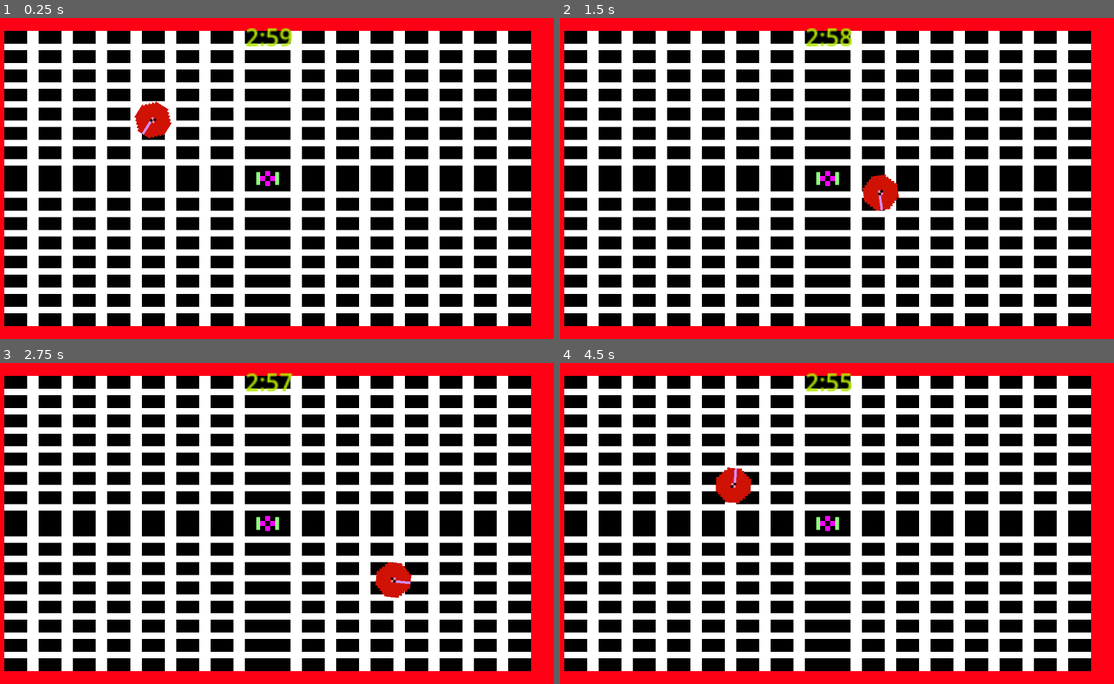
Above: before the commit, frames 1-4 (two rows, left to right).
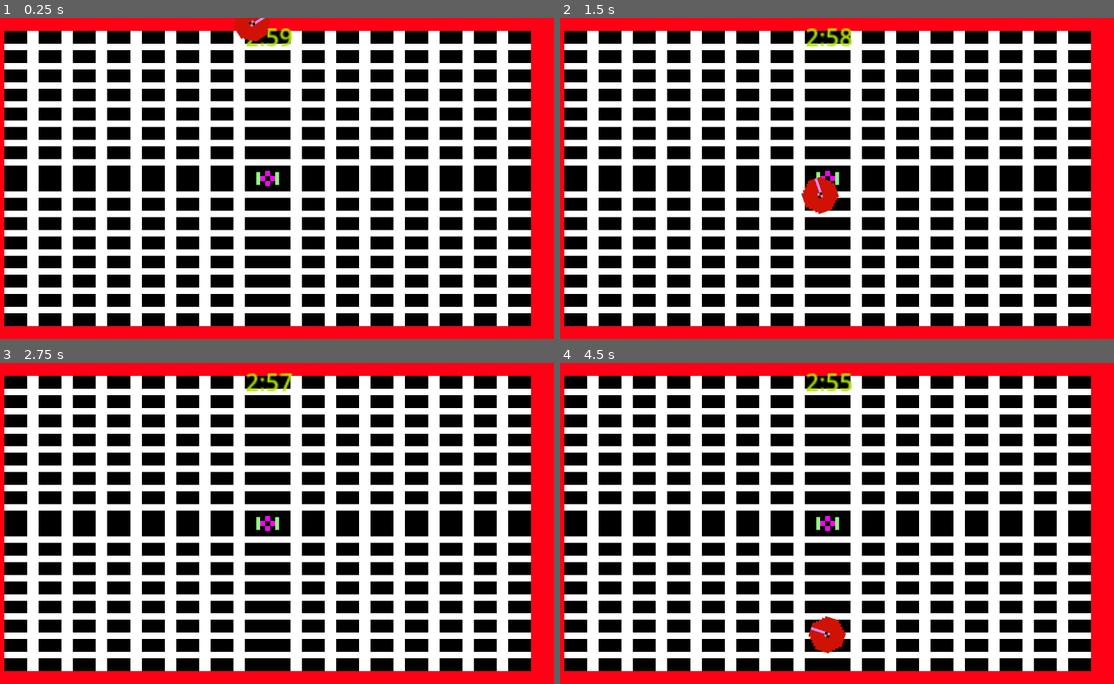
Above: after the commit, the same moments.

Repository: JeremyPerbost/gamejame-cytech
Game: Godot game, scene res://maps/toupie.tscn
Same seed, same stepped clock (60 frames per second), same inputs: the game is played once before the commit and once after it. Before the commit the project starts from res://images/toupie.tscn.
Inputs:
- Up to frame 1 (0.25 s): no input
- Up to frame 2 (1.5 s): hold Right (ui_right) 0.53-1.28 s; hold Down (ui_down) from 1.28 s (still down)
- Up to frame 3 (2.75 s): release Down (ui_down) at 2.03 s; hold Right (ui_right) from 2.03 s (still down)
- Up to frame 4 (4.5 s): release Right (ui_right) at 2.78 s; hold Up (ui_up) 2.78-3.53 s; hold Left (ui_left) from 3.53 s (still down)

The runs differ from the first frame. In frame 1, 0.9% of the frame differs, in the area x 24-49%, y 0-38%; in frame 2, 1.1%, in the area x 43-62%, y 48-62%; in frame 3, 0.6%; in frame 4, 1.1%.

Commit message:
very best physics

Diff:
--- /dev/null
+++ b/game-jame/maps/area_toupie_1.tscn
@@ -0,0 +1,22 @@
+[gd_scene load_steps=5 format=3 uid="uid://dsb5q5i7h8n8h"]
+
+[ext_resource type="Script" path="res://script/mvm_toupie1.gd" id="1_sw5b2"]
+[ext_resource type="Texture2D" uid="uid://drixoukoha1dp" path="res://images/P1.png" id="2_enrxk"]
+
+[sub_resource type="CircleShape2D" id="CircleShape2D_3jid7"]
+radius = 38.0132
+
+[sub_resource type="GDScript" id="GDScript_vnwu8"]
+
+[node name="Area_toupie1" type="Area2D"]
+script = ExtResource("1_sw5b2")
+
+[node name="htbx_toupie1" type="CollisionShape2D" parent="."]
+position = Vector2(-280, -143)
+shape = SubResource("CircleShape2D_3jid7")
+script = SubResource("GDScript_vnwu8")
+
+[node name="spr_toupie1" type="Sprite2D" parent="htbx_toupie1"]
+texture_filter = 1
+scale = Vector2(5, 5)
+texture = ExtResource("2_enrxk")
--- a/game-jame/images/toupie.tscn
+++ b/game-jame/maps/toupie.tscn
@@ -1,13 +1,9 @@
-[gd_scene load_steps=9 format=3 uid="uid://bryr8m263imcy"]
+[gd_scene load_steps=7 format=3 uid="uid://bryr8m263imcy"]
 
 [ext_resource type="Script" path="res://script/toupie.gd" id="1_p4bqp"]
-[ext_resource type="Texture2D" uid="uid://drixoukoha1dp" path="res://images/P1.png" id="2_iehgp"]
-[ext_resource type="Script" path="res://script/mvm_toupie.gd" id="2_r6qtu"]
 [ext_resource type="Texture2D" uid="uid://gp7uusjg46v2" path="res://images/center.png" id="3_4ew0m"]
+[ext_resource type="PackedScene" uid="uid://dsb5q5i7h8n8h" path="res://maps/area_toupie_1.tscn" id="4_c7s2c"]
 [ext_resource type="Texture2D" uid="uid://lasmfoubowa0" path="res://images/background1.png" id="4_s582p"]
-
-[sub_resource type="CircleShape2D" id="CircleShape2D_3jid7"]
-radius = 38.0132
 
 [sub_resource type="GDScript" id="GDScript_vlmrs"]
 script/source = "extends Camera2D
@@ -39,18 +35,6 @@
 
 [node name="Toupie" type="Node2D"]
 script = ExtResource("1_p4bqp")
-
-[node name="htbx_toupie1" type="CollisionShape2D" parent="."]
-position = Vector2(-280, -143)
-shape = SubResource("CircleShape2D_3jid7")
-script = ExtResource("2_r6qtu")
-metadata/_edit_group_ = true
-
-[node name="spr_toupie1" type="Sprite2D" parent="htbx_toupie1"]
-texture_filter = 1
-scale = Vector2(5, 5)
-texture = ExtResource("2_iehgp")
-metadata/_edit_group_ = true
 
 [node name="centre" type="Sprite2D" parent="."]
 texture_filter = 1
@@ -88,3 +72,5 @@
 scale = Vector2(3, 3)
 theme_override_colors/font_color = Color(0.698039, 0.905882, 0, 1)
 text = "temps"
+
+[node name="Area_toupie1" parent="." instance=ExtResource("4_c7s2c")]
--- a/game-jame/project.godot
+++ b/game-jame/project.godot
@@ -11,7 +11,7 @@
 [application]
 
 config/name="game jame"
-run/main_scene="res://images/toupie.tscn"
+run/main_scene="res://maps/toupie.tscn"
 config/features=PackedStringArray("4.0", "GL Compatibility")
 config/icon="res://icon.svg"
 
--- a/game-jame/script/mvm_toupie.gd
+++ b/game-jame/script/mvm_toupie1.gd
@@ -1,10 +1,10 @@
-extends CollisionShape2D
+extends Area2D
 
 # Vitesse de mouvement
-var speed_init = 400
+var speed_init = 40
 var speed = speed_init
 # Force d'attraction vers le centre
-var attraction_strength = 900000
+var attraction_strength = 150
 
 # Référence au centre
 var center
@@ -13,8 +13,9 @@
 # Called when the node enters the scene tree for the first time.
 func _ready():
 	# Assurez-vous que le nœud "centre" est bien nommé dans votre scène
-	center = get_parent().get_node("centre")
+	center = get_node("../centre")
 	temps = get_node("/root/Toupie")
+	var spr_toupie1 = get_node("spr_toupie1")
 	if center == null:
 		print("Le nœud 'centre' n'a pas été trouvé dans la scène.")
 	if temps == null:
@@ -29,8 +30,6 @@
 		speed = speed_init * exp(-k * (temps.TOT - temps.total_time))
 	else:
 		speed = 0
-	print(speed)
-
 	# Rotation en fonction de la vitesse
 	rotation += (speed /10) * delta
 
@@ -51,8 +50,8 @@
 	var distance_to_center = (center.position - self.position).length()
 
 	# Si la toupie est trop proche du centre, l'attraction devient très faible pour la laisser s'échapper
-	var min_distance = 650  # Ajuste ce seuil en fonction de la taille de ta scène ou toupie
-	var attraction_factor = 1.0
+	var min_distance = 50 # Ajuste ce seuil en fonction de la taille de ta scène ou toupie
+	var attraction_factor = 1
 	if distance_to_center < min_distance:
 		attraction_factor = distance_to_center / min_distance  # Réduit l'attraction progressivement
 
@@ -63,7 +62,7 @@
 	var attraction_vector = (center.position - self.position).normalized() * attraction_strength_dynamic
 
 	# Combiner la direction du joueur avec la force d'attraction
-	var combined_force = direction * speed + attraction_vector
+	var combined_force = direction * speed*10 + attraction_vector
 
 	# Déplacer la toupie en fonction de la force combinée
 	self.position += combined_force * delta
